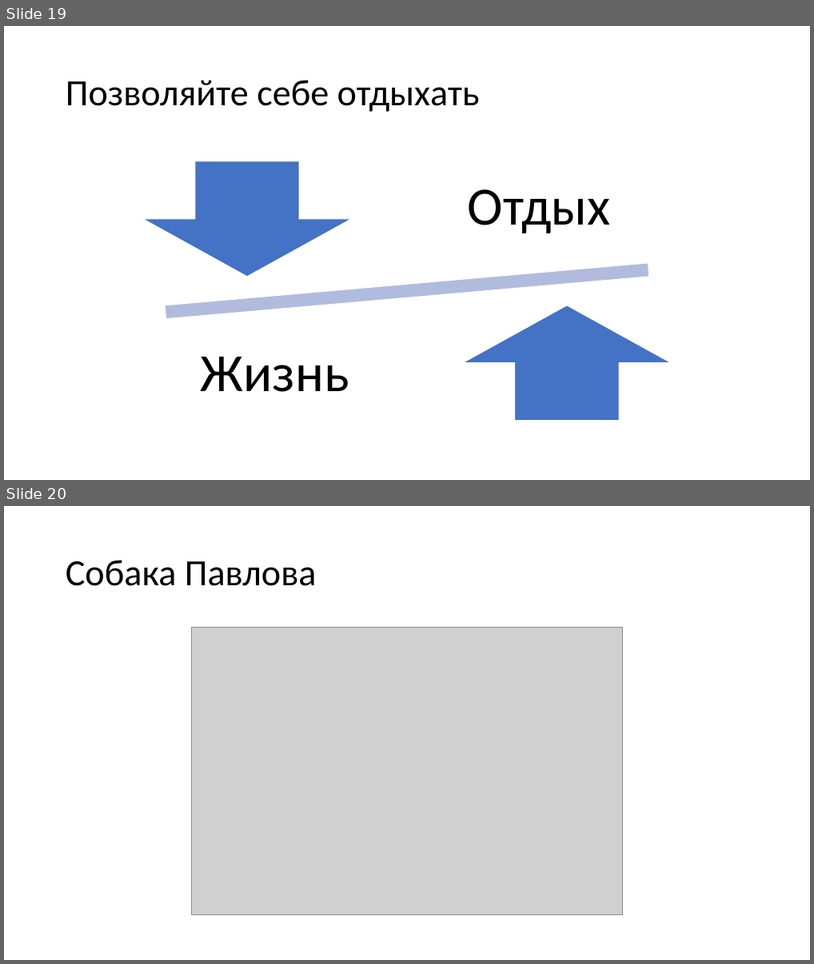
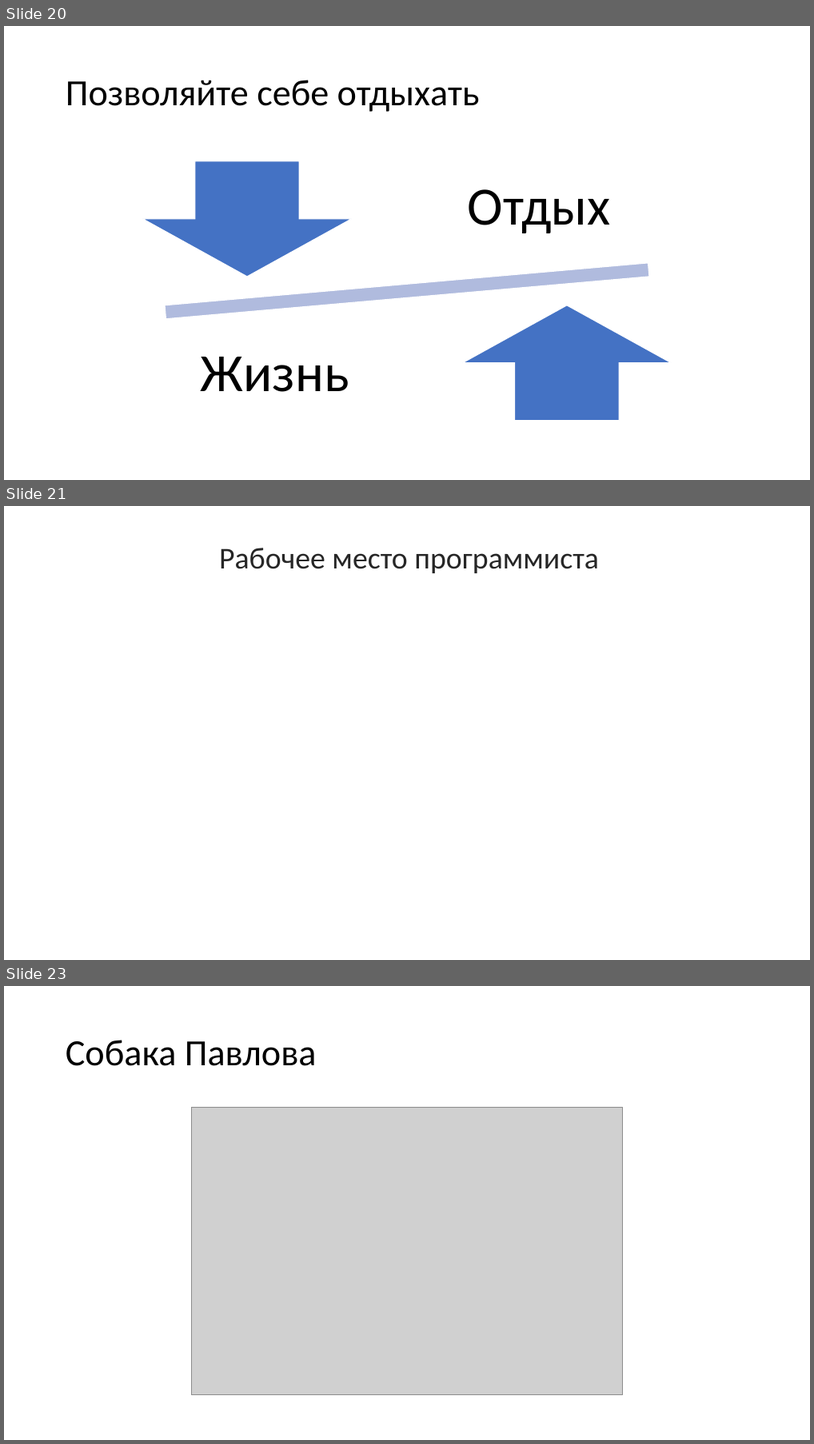
Before and after one commit to kugushev/presentations, a slide deck: 2018_Students-Breakfast/Presentation.pptx. Shown one above the other, each under a label of ours: slides 19 and 20 before the commit, slides 20, 21 and 23 after it; the slides between them are not shown. The pictures are 814x964 and 814x1444 pixels, drawn with LibreOffice and Linux fonts; fonts in the diff are those of the drawing; grey boxes stand for pictures; background and template pictures are left out. Boxes give left, top, right and bottom in pixels: in the first picture for what was removed or moved away, otherwise in the second. Text is boxed around its words. In the diff, an @@ line names an element or a change of style, - is before the commit and + after.

```diff
--- a/2018_Students-Breakfast/Presentation.pptx
+++ b/2018_Students-Breakfast/Presentation.pptx
@@ slide 21 added at bbox=[4, 506, 810, 960], background picture (left out) @@
@@ line added from (4, 529) to (810, 529), #FFFFFF 3.25 pt @@
@@ rectangle added at bbox=[4, 535, 810, 584], fill #FFFFFF at 93% opacity @@
@@ title added at bbox=[219, 548, 599, 573], 36 pt, text #262626 @@
+Рабочее место программиста
@@ line added from (4, 588) to (810, 588), #FFFFFF 3.25 pt @@
@@ what was slide 19 is now slide 20 @@
@@ what was slide 20 is now slide 23 @@
```
Also in this commit, not shown: 3 slides changed, 5 other slides added, 1 slide removed.
